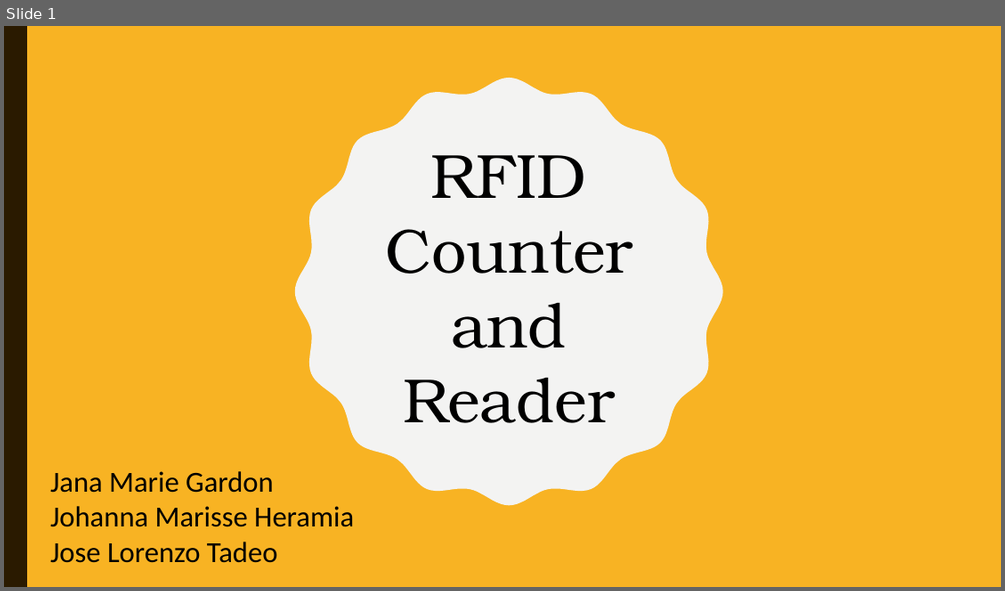
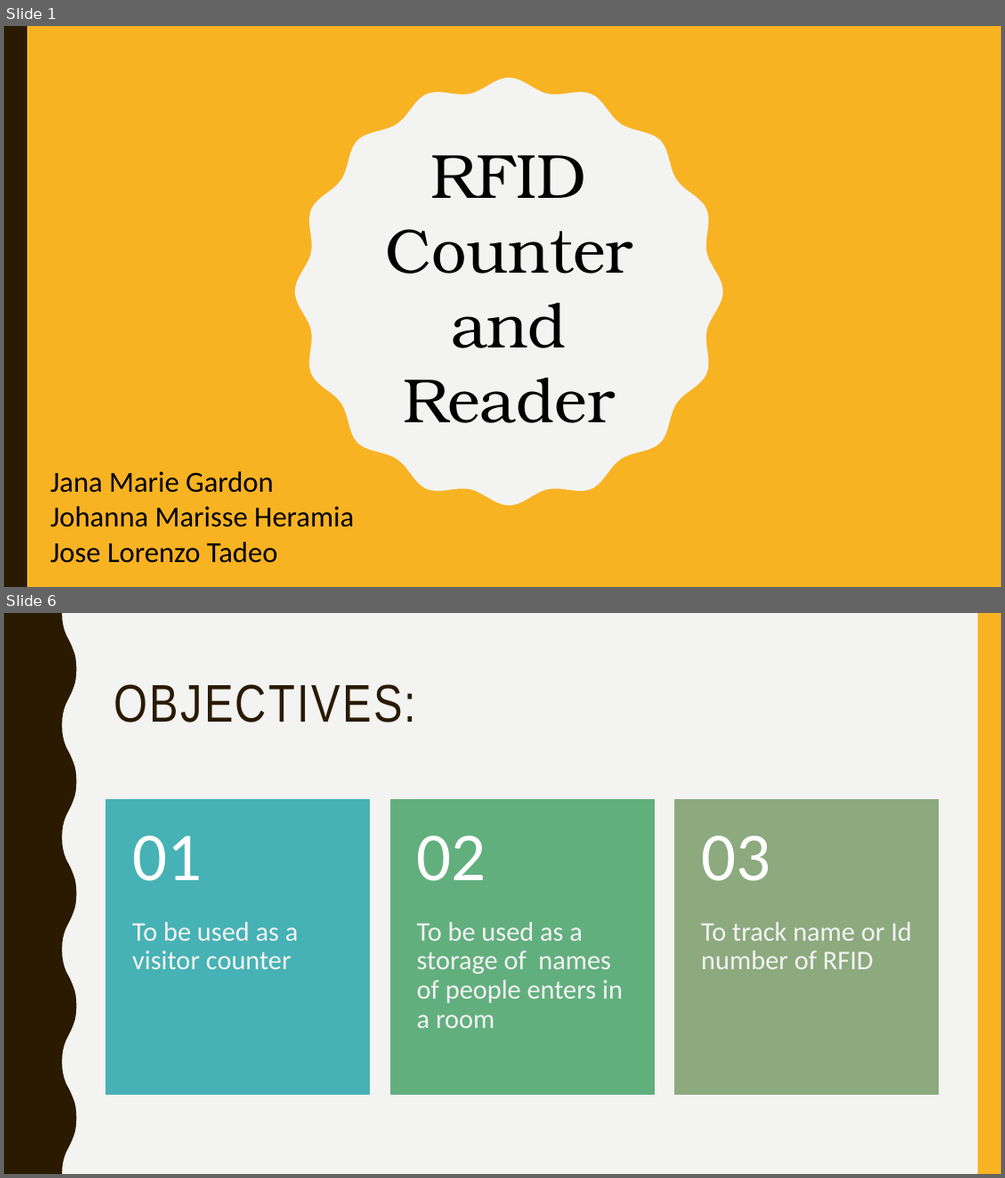
Before and after one commit to jgtadeo/PEMBEDS, a slide deck: Presentation.pptx. Shown one above the other, each under a label of ours: slide 1 before the commit, slides 1 and 6 after it; the slides between them are not shown. The pictures are 1005x591 and 1005x1178 pixels, drawn with LibreOffice and Linux fonts; fonts in the diff are those of the drawing. Boxes give left, top, right and bottom in pixels: in the first picture for what was removed or moved away, otherwise in the second. Text is boxed around its words. In the diff, an @@ line names an element or a change of style, - is before the commit and + after.

```diff
--- a/Presentation.pptx
+++ b/Presentation.pptx
@@ slide 6 added at (4,613,1001,1174), background #F3F3F2 @@
@@ freeform shape added at (4,613,77,1174), fill #2A1A00 @@
@@ rectangle added at (978,613,1001,1174), fill #F8B323 @@
@@ title added at (113,684,416,722), 51 pt, text #2A1A00 @@
+OBJECTIVES:
@@ group added at (106,800,938,1094): 6 texts, 3 rectangles @@
+To be used as a visitor counter
+01
+To be used as a storage of names of people enters in a room
+02
+To track name or Id number of RFID
+03
```
Also in this commit, not shown: 1 slide changed, 11 other slides added, 1 slide removed.
